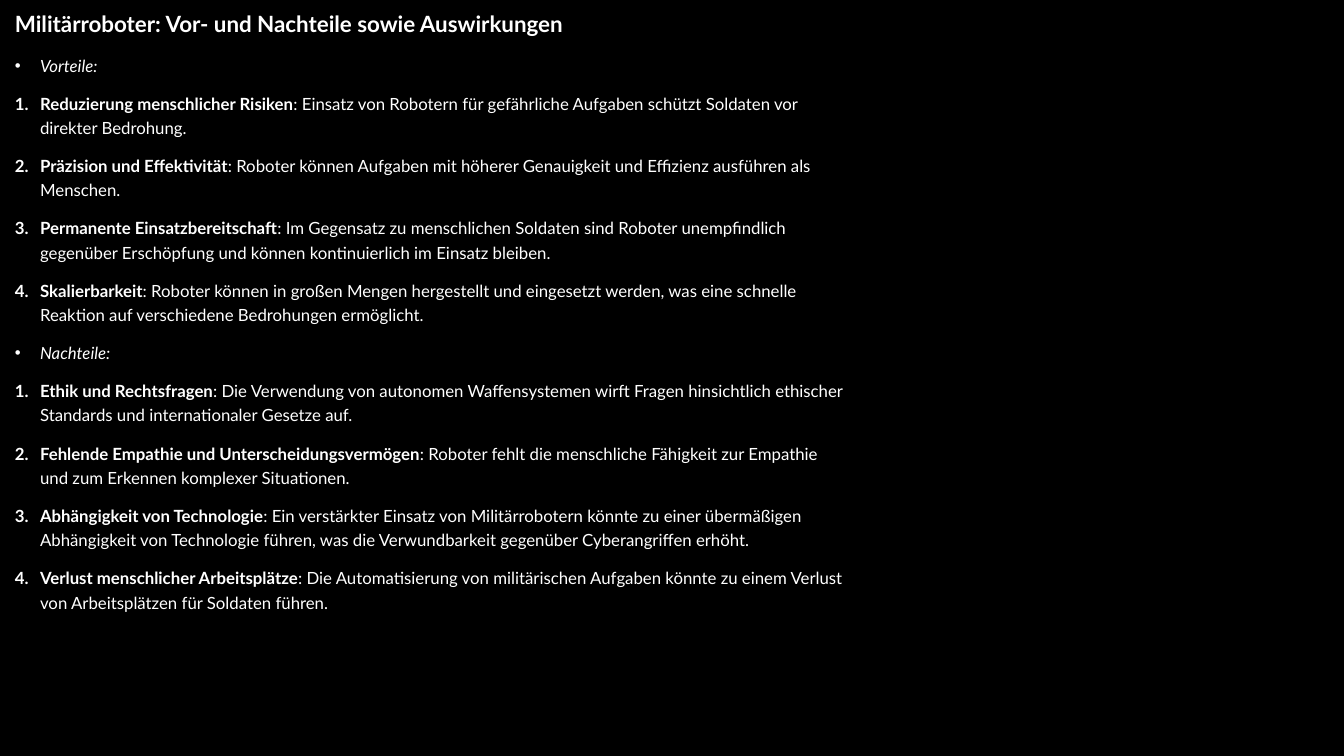
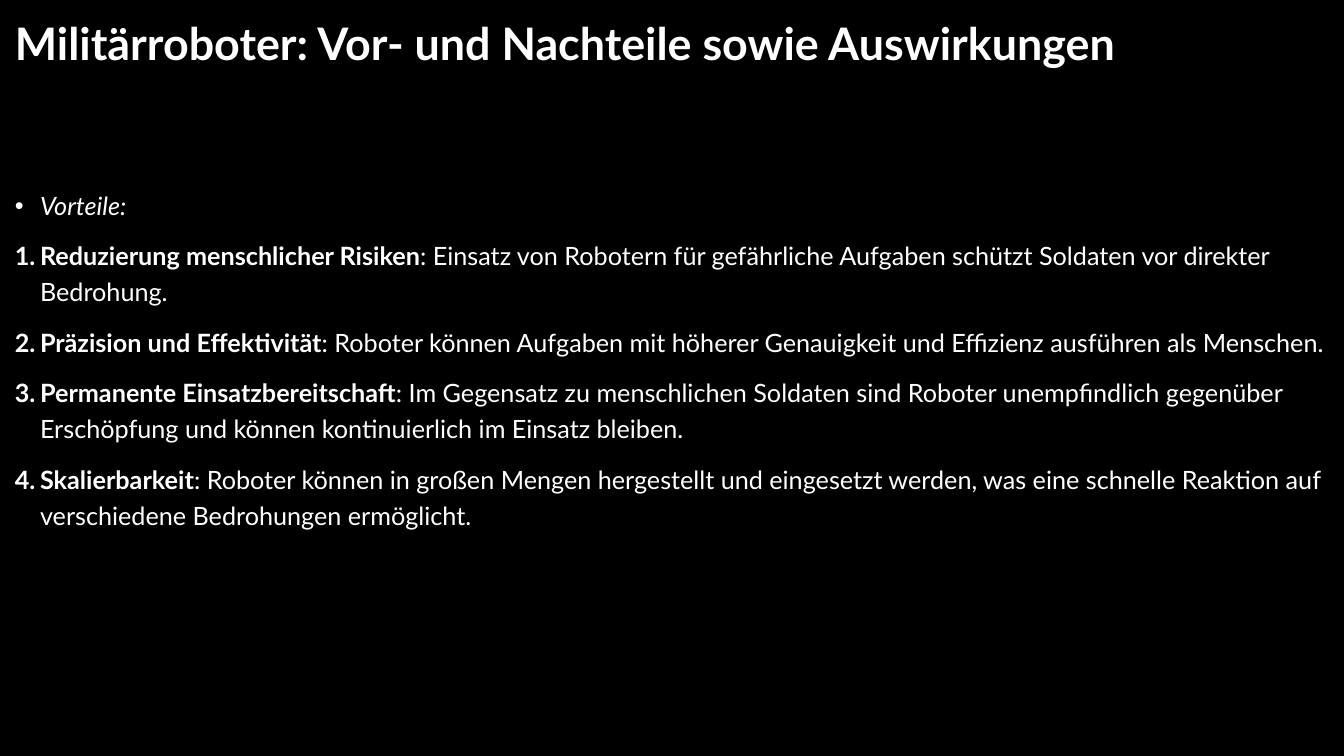
Before and after one commit to DavidSt2023/Danger_Gang_GVI, a slide deck: slide 3 of Nebenfächer/DIN/Ethik/RoboterEthik.pptx (slide 5 before the commit). Drawn at 1344x756 pixels with LibreOffice and Linux fonts; fonts in the diff are those of the drawing; background and template pictures are left out; a plain dark background stands for a picture behind light text. Boxes give left, top, right and bottom in pixels: in the first picture for what was removed or moved away, otherwise in the second. Text is boxed around its words. In the diff, an @@ line names an element or a change of style, - is before the commit and + after.

```diff
--- a/Nebenfächer/DIN/Ethik/RoboterEthik.pptx
+++ b/Nebenfächer/DIN/Ethik/RoboterEthik.pptx
@@ text "Militärroboter: Vor- und Nachteile sowie ..." at (x1=15, y1=26, x2=1324, y2=529): size 16 to 32 pt in "Militärroboter: Vor- und Nachteile sowie Auswirkungen"; size 12 to 18 pt @@
@@ text at (x1=40, y1=346, x2=843, y2=612): paragraphs removed @@
-• Nachteile:
-1. Ethik und Rechtsfragen: Die Verwendung von autonomen Waffensystemen wirft Fragen hinsichtlich ethischer Standards und internationaler Gesetze auf.
-2. Fehlende Empathie und Unterscheidungsvermögen: Roboter fehlt die menschliche Fähigkeit zur Empathie und zum Erkennen komplexer Situationen.
-3. Abhängigkeit von Technologie: Ein verstärkter Einsatz von Militärrobotern könnte zu einer übermäßigen Abhängigkeit von Technologie führen, was die Verwundbarkeit gegenüber Cyberangriffen erhöht.
-4. Verlust menschlicher Arbeitsplätze: Die Automatisierung von militärischen Aufgaben könnte zu einem Verlust von Arbeitsplätzen für Soldaten führen.
```
Also in this commit, not shown: 4 other slides changed, 2 slides added.
